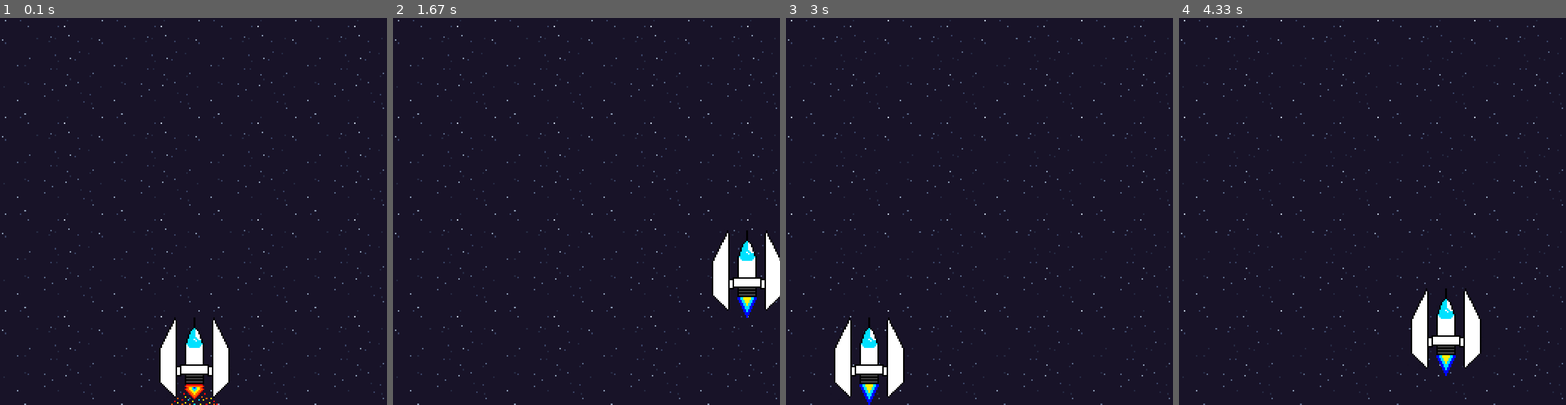
Above: before the commit, frames 1-4 (left to right).
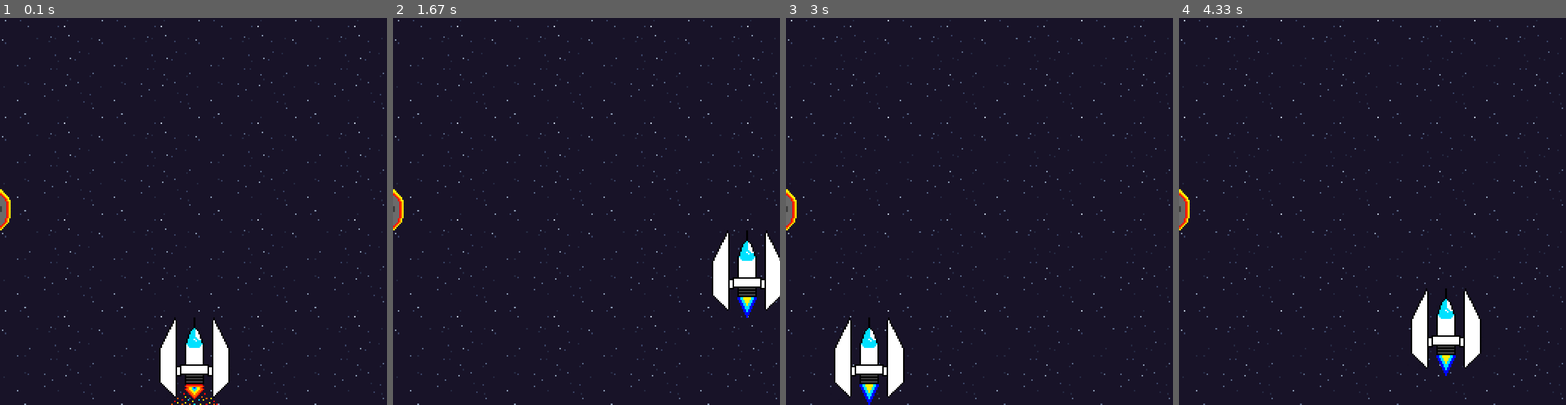
Above: after the commit, the same moments.

Repository: darsiov/pygames
Game: pygame game, started from first_game.py
Same seed, same stepped clock (60 frames per second), same inputs: the game is played once before the commit and once after it.
Inputs:
- Up to frame 1 (0.1 s): no input
- Up to frame 2 (1.67 s): hold D 0.33-0.8 s; hold W 0.83-1.13 s; hold D 1.17-1.63 s
- Up to frame 3 (3 s): hold A 1.67-2.2 s; hold S 2.23-2.53 s; hold A 2.57-2.97 s
- Up to frame 4 (4.33 s): hold W 3-3.37 s; hold D 3.4-4.03 s; hold S from 4.07 s (still down)

The runs differ from the first frame. In frame 1, 0.2% of the frame differs, in the area x 0-3%, y 44-55%; in frame 2, 0.2%; in frame 3, 0.2%; in frame 4, 0.2%.

Commit message:
Creación de la clase Asteroid y la generación aleatoria de su respectivo sprite

Diff:
--- a/first_game.py
+++ b/first_game.py
@@ -8,17 +8,19 @@
 '''Todo lo que sea area, ancho o alto o coordenadas, tiene como medida el pixel'''
 WIDTH_SCREEN, HEIGHT_SCREEN = 800, 800
 SPRITE_SIZE = 200
-MAX_FPS = 0.36 #Maximo del tiempo de espera del clock
 SPEED_UP = 0.05
 SPEED = 0.1#Velocidad de la animación de la nave
 MOVE = 10
 FPS = 60
 draw_point_w, draw_point_h =  0, 0
 x, y = 300, 600
+random_point = random.randint(-SPRITE_SIZE + 50, WIDTH_SCREEN - SPRITE_SIZE)
 width_sprite, height_sprite = 256, 64 #Tamaño del png completo
 wallpaper = []  #Lista para acumular las coordenadas de los bloques del fondo
 c = 0
+random.seed()
 character = pygame.sprite.GroupSingle()#Grupo individual del sprite del personaje
+asteroid = pygame.sprite.Group()
 wall_blocks = pygame.sprite.Group()#Grupo de sprites del fondo
 window = pygame.display.set_mode((WIDTH_SCREEN, HEIGHT_SCREEN)) #Creación de la ventana que mostrara nuestro juego
 pygame.display.set_caption(u'first game py')
@@ -133,14 +135,42 @@
         else:#Evita errores en la conosola
             pass
 
-
+class Asteroide(sprite.Sprite):#Objeto que contendra el personaje
+
+    def __init__(self):#Función que llevará la extracción , carga y conversión del sprite
+
+        sprite.Sprite.__init__(self)
+        self.spriteSheet = pygame.image.load('sprites/Asteroide.png').convert_alpha()#Cargado del sprite transparente
+        self.image = pygame.transform.scale(self.spriteSheet.subsurface((0,0 ,width_sprite, height_sprite)),(0, 0)) #Transformación del png y definición de las medidas del sprite y del punto de coordenadas para dibujar el sprite
+        self.rect = self.image.get_rect()#Necesario para mostrar la imagen
+        self.rect.center = (-SPRITE_SIZE + 50, random_point)#Definición de las coordenadas del sprite
+        self.frames = 4 #Limite de frames del refresco del sprite
+        self.current_frame = 0 #Frame actual
+        self.frame_width = 64   #Ancho del frame
+        self.frame_heigth = 64  #Alto del frame
+
+    def update(self, window):#Funcion del refresco del sprite
+
+        if self.current_frame >= self.frames - 0.1:
+            self.current_frame = 2
+        elif self.current_frame < 2:
+            self.current_frame +=  SPEED_UP
+        elif self.current_frame >= 2:
+            self.current_frame +=  SPEED
+        else:
+            pass
+
+        self.image = pygame.transform.scale(self.spriteSheet.subsurface((int(self.current_frame)*self.frame_width,0,self.frame_width,self.frame_heigth)),(SPRITE_SIZE,SPRITE_SIZE)) #Escala del sprite en el juego
 
 def main():
 
     char = Character()#Asignamos la clase Character al grupo individual char
+    ast = Asteroide()
 
     while True:#Ciclo temporal de juego
+
         clock.tick(FPS)
+
         for event in pygame.event.get():#Ciclo para detectar cualquier evento hecho por el usuario
             if event.type == pygame.QUIT:
                 pygame.quit()
@@ -151,14 +181,18 @@
                 sys.exit()
             else:#Evita errores
                 pass
-        char.movement()
+
+        char.movement()#Movimiento del personaje
         character.add(char)
+        asteroid.add(ast)
         wall_blocks.add(wallpaper)#Agregado de la lista al grupo de sprite
         wall_blocks.update(window)#Invocación de la función del refresco de todos los sprites
         character.update(window)
+        asteroid.update(window)
         window.fill((0, 0, 0))#Pantalla en negro
         wall_blocks.draw(window)
         character.draw(window)
+        asteroid.draw(window)
         pygame.display.flip()
 
 
